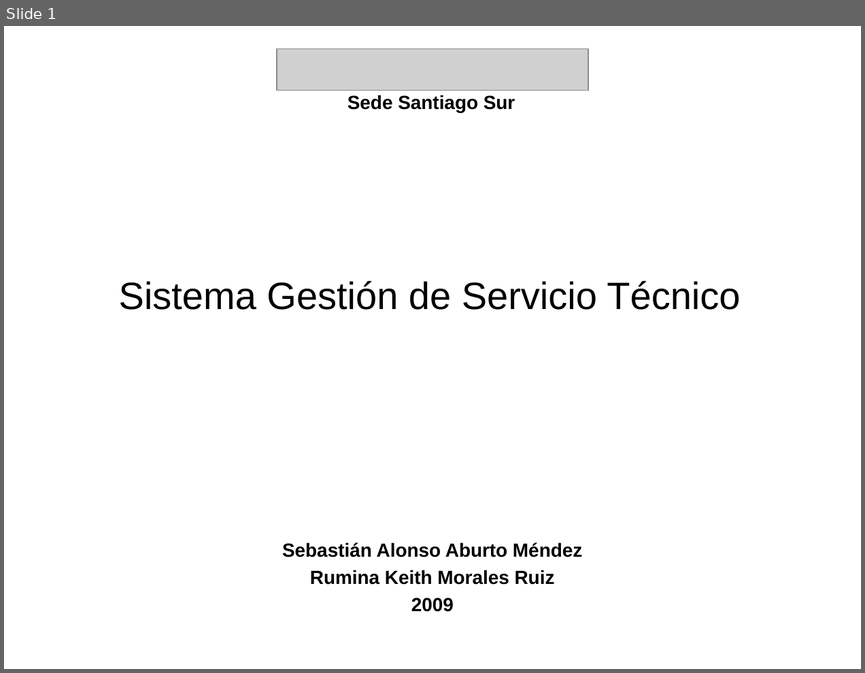
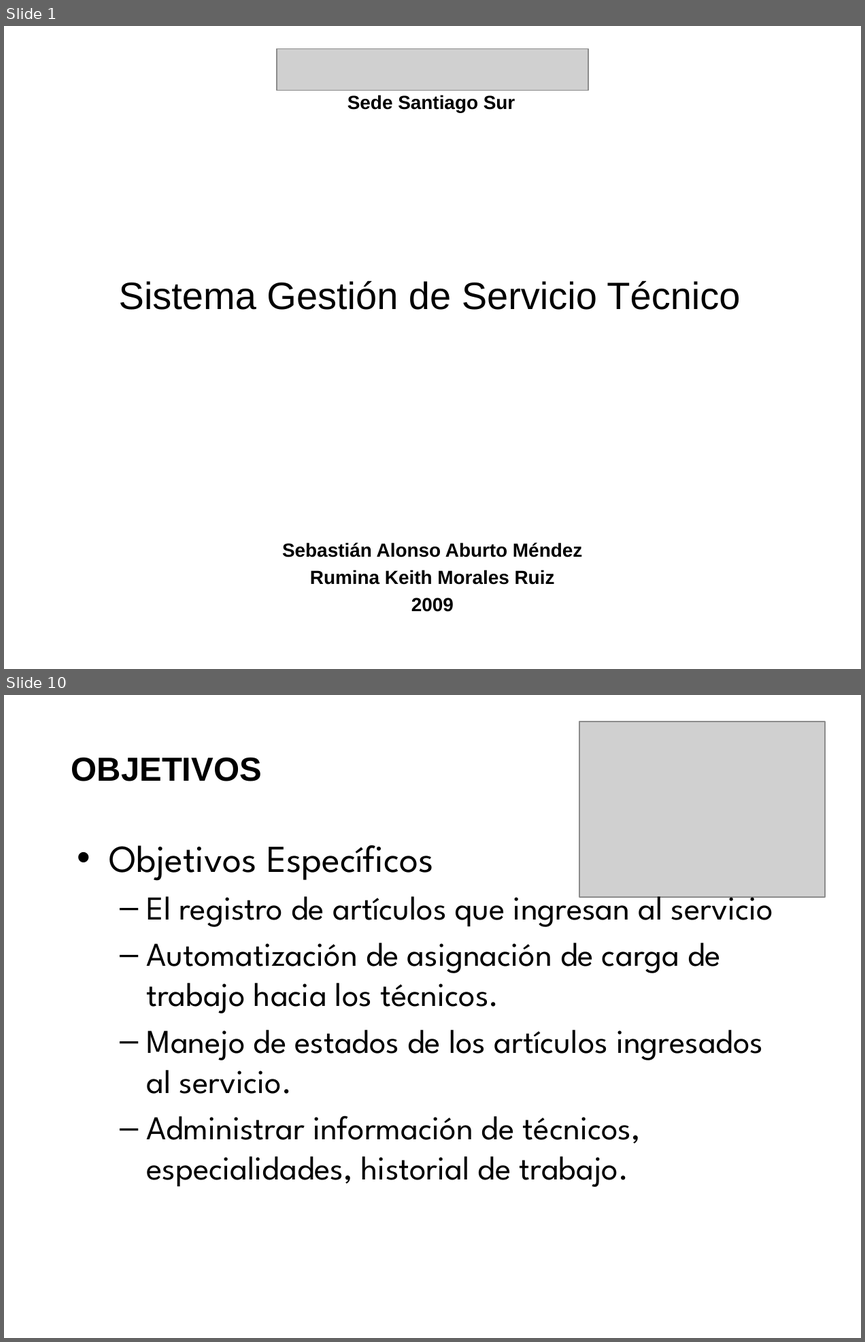
Before and after one commit to saburto/sigset, a slide deck: sigset/documentos/Documentos finales/Presentacion.pptx. Shown one above the other, each under a label of ours: slide 1 before the commit, slides 1 and 10 after it; the slides between them are not shown. The pictures are 865x673 and 865x1342 pixels, drawn with LibreOffice and Linux fonts; fonts in the diff are those of the drawing; grey boxes stand for pictures; background and template pictures are left out. Boxes give left, top, right and bottom in pixels: in the first picture for what was removed or moved away, otherwise in the second. Text is boxed around its words. In the diff, an @@ line names an element or a change of style, - is before the commit and + after.

```diff
--- a/sigset/documentos/Documentos finales/Presentacion.pptx
+++ b/sigset/documentos/Documentos finales/Presentacion.pptx
@@ slide 10 added at (4,695,861,1338), background picture (left out) @@
@@ picture added at (579,722,825,897) @@
@@ text added at (71,757,262,781), 28 pt, text #000000, bold @@
+OBJETIVOS
@@ text added at (109,845,773,1187), 28 pt, text #000000 @@
+• Objetivos Específicos
+  – El registro de artículos que ingresan al servicio
+  – Automatización de asignación de carga de trabajo hacia los técnicos.
+  – Manejo de estados de los artículos ingresados al servicio.
+  – Administrar información de técnicos, especialidades, historial de trabajo.
```
Also in this commit, not shown: 3 slides changed, 23 other slides added, 1 slide removed.
